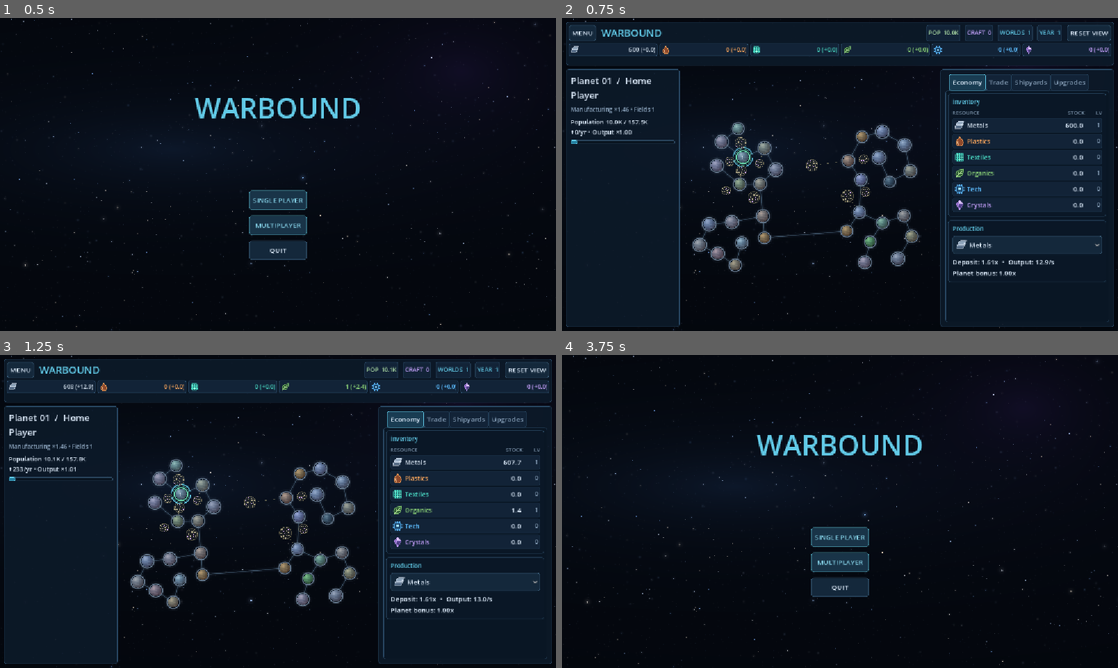
Above: before the commit, frames 1-4 (two rows, left to right).
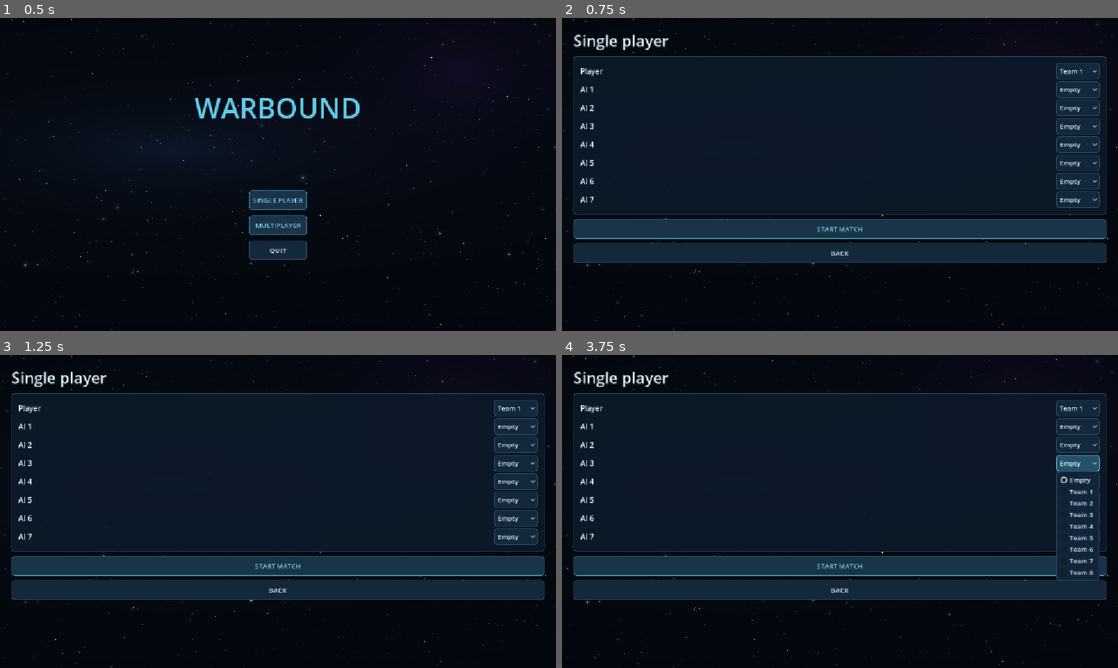
Above: after the commit, the same moments.

Repository: Allumnium/krangblade
Game: Godot game, scene res://scenes/main.tscn
Two runs of this game, one before a commit and one after it. Both use one fixed random seed, a clock stepped at 60 frames per second and the inputs below.
Inputs (mouse positions are in pixels of both pictures, inside the frame that each line leads up to):
- Up to frame 1 (0.5 s): no input
- Up to frame 2 (0.75 s): click "SINGLE PLAYER" at 0.5 s
- Up to frame 3 (1.25 s): no input
- Up to frame 4 (3.75 s): click (584, 370) at 1.25 s, where only the run before the commit has a clickable "MENU"; click (1079, 426) at 2 s, where only the run after the commit has a clickable "Empty"; click (1079, 445) at 2.75 s, where only the run after the commit has a clickable "Empty"; click (1079, 464) at 3.5 s, where only the run after the commit has a clickable "Empty"

Frame 1 is identical in both runs. In frame 2, 24% of the frame differs, in the area x 0-100%, y 1-99%; in frame 3, 24%; in frame 4, 18%.
Error after the commit: Parse Error: Cannot find member "COUNT" in base "res://scripts/planet_map.gd". (res://scripts/economy_rules.gd:43)

Commit message:
Generate player-scaled galaxies and add offline setup

Diff:
--- a/scripts/game_session.gd
+++ b/scripts/game_session.gd
@@ -65,11 +65,18 @@
     return clean if not clean.is_empty() else "Player"
 
 ## Solo runs the same authoritative match simulation as a host, with no ENet peer.
-func start_solo() -> bool:
+func start_solo(team: int = 1, opponent_teams: Array = []) -> bool:
     if phase != "offline":
         return false
+    if not RULES.valid_team(team) or opponent_teams.size() > RULES.MAX_PLAYERS - 1:
+        return false
+    for opponent_team in opponent_teams:
+        if not RULES.valid_team(int(opponent_team)):
+            return false
     is_solo = true
-    players = {1: {"name": _sanitize_name(display_name), "team": 1, "ready": true}}
+    players = {1: {"name": _sanitize_name(display_name), "team": team, "ready": true}}
+    for i in range(opponent_teams.size()):
+        players[i + 2] = {"name": "AI %d" % (i + 1), "team": int(opponent_teams[i]), "ready": true, "ai": true}
     history.clear()
     last_message.clear()
     round_id = 1
@@ -408,7 +415,7 @@
 func _activate_match(snapshot: Dictionary, map_seed: int) -> void:
     players = snapshot.duplicate(true)
     snapshot_elapsed = 0.0
-    economy = ECONOMY.create(MAP.generate(map_seed), players, RULES.ordered_peers(players))
+    economy = ECONOMY.create(MAP.generate(map_seed, players.size()), players, RULES.ordered_peers(players))
     resource_history.clear()
     ECONOMY.sample_resource_rates(economy, resource_history)
     owners = ECONOMY.planet_teams(economy)
@@ -558,7 +565,7 @@
 func _rpc_economy(update_round: int, snapshot: Dictionary) -> void:
     if phase != "match" or update_round != round_id:
         return
-    if (snapshot.get("planets", []) as Array).size() != MAP.COUNT:
+    if (snapshot.get("planets", []) as Array).size() != (economy.get("planets", []) as Array).size():
         return
     economy = snapshot
     owners = ECONOMY.planet_teams(economy)
--- a/scripts/main.gd
+++ b/scripts/main.gd
@@ -96,13 +96,41 @@
     var actions := VBoxContainer.new()
     actions.add_theme_constant_override("separation", 12)
     center.add_child(actions)
-    actions.add_child(_button("SINGLE PLAYER", _start_solo))
+    actions.add_child(_button("SINGLE PLAYER", _show_solo_setup))
     actions.add_child(_button("MULTIPLAYER", _show_multiplayer))
     actions.add_child(_button("QUIT", func() -> void: get_tree().quit()))
     col.add_spacer(false)
 
-func _start_solo() -> void:
-    network.call("start_solo")
+func _show_solo_setup() -> void:
+    screen = "solo_setup"
+    var col := _root()
+    col.add_child(_text("Single player", 32))
+    var panel := _panel()
+    col.add_child(panel)
+    var rows := VBoxContainer.new()
+    panel.add_child(rows)
+    var selectors: Array[OptionButton] = []
+    for i in range(RULES.MAX_PLAYERS):
+        var row := HBoxContainer.new()
+        rows.add_child(row)
+        var title := _text("Player" if i == 0 else "AI %d" % i, 15)
+        title.size_flags_horizontal = Control.SIZE_EXPAND_FILL
+        row.add_child(title)
+        var team := OptionButton.new()
+        if i > 0:
+            team.add_item("Empty")
+        for n in range(1, RULES.MAX_PLAYERS + 1):
+            team.add_item("Team %d" % n)
+        team.select(0)
+        row.add_child(team)
+        selectors.append(team)
+    col.add_child(_button("START MATCH", func() -> void:
+        var opponents: Array = []
+        for i in range(1, selectors.size()):
+            if selectors[i].selected > 0:
+                opponents.append(selectors[i].selected)
+        network.call("start_solo", selectors[0].selected + 1, opponents)))
+    col.add_child(_button("BACK", _show_menu))
 
 func _show_multiplayer() -> void:
     screen = "multiplayer"
--- a/scripts/planet_map.gd
+++ b/scripts/planet_map.gd
@@ -1,49 +1,69 @@
 extends RefCounted
 ## Seeded connected planet graph, independent of the rendering layer.
-const COUNT: int = 32
 const SIZE := Vector2(2200, 1500)
 
-const CLUSTER_COUNT: int = 4
 const TRAVEL_SPEED: float = 95.0
 const LONGEST_LINK_YEARS: float = 100.0
 const MAX_CONNECTIONS: int = 3
-const MAX_JUNCTIONS: int = 6
 const EXTRA_LINK_CHANCE: float = 0.35
 
-static func generate(seed_value: int) -> Dictionary:
+static func generate(seed_value: int, player_count: int = 3) -> Dictionary:
     var rng := RandomNumberGenerator.new()
     rng.seed = seed_value
-    var centers: Array[Vector2] = [Vector2(480, 380), Vector2(1720, 380), Vector2(480, 1120), Vector2(1720, 1120)]
+    player_count = clampi(player_count, 1, 8)
+    var cluster_count: int = player_count * 3
+    var columns: int = ceili(sqrt(float(cluster_count)))
+    var rows: int = ceili(float(cluster_count) / columns)
+    var bounds := Vector2(columns * 1250.0, rows * 1050.0)
+    var centers: Array[Vector2] = []
     var groups: Array = []
-    for i in range(CLUSTER_COUNT):
-        centers[i] += Vector2(rng.randf_range(-65, 65), rng.randf_range(-35, 35))
+    var sizes: Array[int] = []
+    # Choose home clusters spread over the grid, then assign the remaining ones.
+    var slots: Array[int] = []
+    for i in range(cluster_count):
+        slots.append(i)
+    for i in range(player_count):
+        var pick: int = i * 3
+        var slot: int = slots[pick]
+        slots[pick] = slots[i]
+        slots[i] = slot
+    for i in range(cluster_count):
+        var slot: int = slots[i]
+        centers.append(Vector2(625.0 + float(slot % columns) * 1250.0, 525.0 + floorf(float(slot) / columns) * 1050.0) + Vector2(rng.randf_range(-90, 90), rng.randf_range(-70, 70)))
         groups.append([])
+        sizes.append(6 if i < player_count else clampi(roundi(rng.randfn(6.0, 1.5)), 3, 9))
     var points: Array[Vector2] = []
     var clusters: Array[int] = []
-    # Interleave indices so the first eight homeworlds are spread across clusters.
-    for i in range(COUNT):
-        var group: int = i % CLUSTER_COUNT
-        var candidate := Vector2.ZERO
-        var best: float = -1.0
-        for attempt in range(160):
-            var offset := Vector2(rng.randf_range(-1.0, 1.0), rng.randf_range(-1.0, 1.0))
-            if offset.length_squared() > 1.0:
-                continue
-            var p: Vector2 = centers[group] + offset * Vector2(340, 285)
-            var nearest: float = SIZE.length()
-            for index in groups[group]:
-                nearest = minf(nearest, p.distance_to(points[index]))
-            if nearest > best:
-                candidate = p
-                best = nearest
-            if nearest >= 190.0:
-                break
-        points.append(candidate)
+    # Indices 0..player_count-1 remain the ordered player homeworlds.
+    for group in range(player_count):
+        points.append(centers[group])
         clusters.append(group)
-        groups[group].append(i)
+        groups[group].append(points.size() - 1)
+    for group in range(cluster_count):
+        while groups[group].size() < sizes[group]:
+            var candidate := centers[group]
+            var best: float = -1.0
+            for attempt in range(160):
+                var offset := Vector2(rng.randf_range(-1.0, 1.0), rng.randf_range(-1.0, 1.0))
+                if offset.length_squared() > 1.0:
+                    continue
+                var p: Vector2 = centers[group] + offset * Vector2(340, 285)
+                var nearest: float = bounds.length()
+                for index in groups[group]:
+                    nearest = minf(nearest, p.distance_to(points[index]))
+                if nearest > best:
+                    candidate = p
+                    best = nearest
+                if nearest >= 190.0:
+                    break
+            points.append(candidate)
+            clusters.append(group)
+            groups[group].append(points.size() - 1)
+    var count: int = points.size()
+    var max_junctions: int = maxi(1, floori(float(count) * 0.18))
     var edges: Array = []
     var degrees: Array[int] = []
-    degrees.resize(COUNT)
+    degrees.resize(count)
     degrees.fill(0)
     var junctions: int = 0
     # Grow each local tree by distance, with at most one local junction.
@@ -53,22 +73,22 @@
         var connected: Array = [group[0]]
         var local_junctions: int = 0
         while connected.size() < group.size():
-            var pair: Array = _closest_pair(points, connected, group, connected, degrees, 1 - local_junctions, true)
+            var pair: Array = _closest_pair(points, connected, group, connected, degrees, mini(1 - local_junctions, max_junctions - junctions))
             var added: int = _new_junctions(pair, degrees)
             local_junctions += added
             junctions += added
             _add_edge(edges, degrees, pair)
             connected.append(pair[1] if connected.has(pair[0]) else pair[0])
     var joined: Array = [0]
-    while joined.size() < CLUSTER_COUNT:
+    while joined.size() < cluster_count:
         var best_edge: Array = []
         var next_group: int = -1
         var best_score: float = INF
         for i in joined:
-            for j in range(CLUSTER_COUNT):
+            for j in range(cluster_count):
                 if joined.has(j):
                     continue
-                var pair: Array = _closest_pair(points, groups[i], groups[j], [], degrees, MAX_JUNCTIONS - junctions)
+                var pair: Array = _closest_pair(points, groups[i], groups[j], [], degrees, max_junctions - junctions)
                 if pair.is_empty():
                     continue
                 var score: float = _edge_score(points, pair, degrees)
@@ -82,22 +102,22 @@
     # Protect the connected backbone. Fields occupy potential shortcuts, so
     # ordinary routes never cross a field and the galaxy remains connected.
     var candidates: Array = []
-    for i in range(COUNT):
-        for j in range(i + 1, COUNT):
+    for i in range(count):
+        for j in range(i + 1, count):
             var distance: float = points[i].distance_to(points[j])
             var limit: float = 410.0 if clusters[i] == clusters[j] else 850.0
             if distance <= limit and not edges.has([i, j]):
                 candidates.append([i, j])
     var fields: Array = []
     for pair in candidates:
-        if fields.size() >= 10:
+        if fields.size() >= cluster_count * 2:
             break
         var center: Vector2 = (points[pair[0]] + points[pair[1]]) * 0.5
         var radius: float = rng.randf_range(38.0, 62.0)
         var safe: bool = true
         var anchor: int = -1
         var nearest: float = INF
-        for i in range(COUNT):
+        for i in range(count):
             var distance: float = center.distance_to(points[i])
             if distance < radius + 45.0:
                 safe = false
@@ -125,7 +145,7 @@
         for pair in candidates:
             if clusters[pair[0]] != clusters[pair[1]]:
                 continue
-            if not _edge_allowed(pair, degrees, MAX_JUNCTIONS - junctions):
+            if not _edge_allowed(pair, degrees, max_junctions - junctions):
                 continue
             if degrees.count(1) - int(degrees[pair[0]] == 1) - int(degrees[pair[1]] == 1) < 2:
                 continue
@@ -148,7 +168,7 @@
     for field in fields:
         field["position"] = (field["position"] as Vector2) * distance_scale
         field["radius"] = float(field["radius"]) * distance_scale
-    return {"seed": seed_value, "points": points, "edges": edges, "clusters": clusters, "fields": fields, "size": SIZE * distance_scale}
+    return {"seed": seed_value, "points": points, "edges": edges, "clusters": clusters, "fields": fields, "size": bounds * distance_scale, "cluster_sizes": sizes, "player_count": player_count, "max_junctions": max_junctions}
 
 static func blocked(a: Vector2, b: Vector2, fields: Array) -> bool:
     for field in fields:
@@ -171,12 +191,12 @@
     degrees[pair[0]] += 1
     degrees[pair[1]] += 1
 
-static func _closest_pair(points: Array[Vector2], a: Array, b: Array, excluded: Array, degrees: Array[int], budget: int, avoid_home_pair: bool = false) -> Array:
+static func _closest_pair(points: Array[Vector2], a: Array, b: Array, excluded: Array, degrees: Array[int], budget: int) -> Array:
     var best: float = INF
     var pair: Array = []
     for i in a:
         for j in b:
-            if i == j or excluded.has(j) or (avoid_home_pair and i < 8 and j < 8):
+            if i == j or excluded.has(j):
                 continue
             var candidate: Array = [mini(i, j), maxi(i, j)]
             if not _edge_allowed(candidate, degrees, budget):
@@ -191,7 +211,8 @@
     return (map_data.get("edges", []) as Array).has([mini(a, b), maxi(a, b)])
 
 static func path(map_data: Dictionary, planet_teams: Array[int], team: int, start: int, goal: int) -> Array[int]:
-    if start < 0 or goal < 0 or start >= COUNT or goal >= COUNT:
+    var count: int = (map_data.get("points", []) as Array).size()
+    if start < 0 or goal < 0 or start >= count or goal >= count:
         return []
     if planet_teams[start] != team or planet_teams[goal] != team:
         return []
@@ -213,7 +234,7 @@
                 result.push_front(current)
             return result
         visited[current] = true
-        for i in range(COUNT):
+        for i in range(count):
             if visited.has(i) or planet_teams[i] != team or not linked(map_data, current, i):
                 continue
             var distance: float = float(distances[current]) + (points[current] as Vector2).distance_to(points[i])
